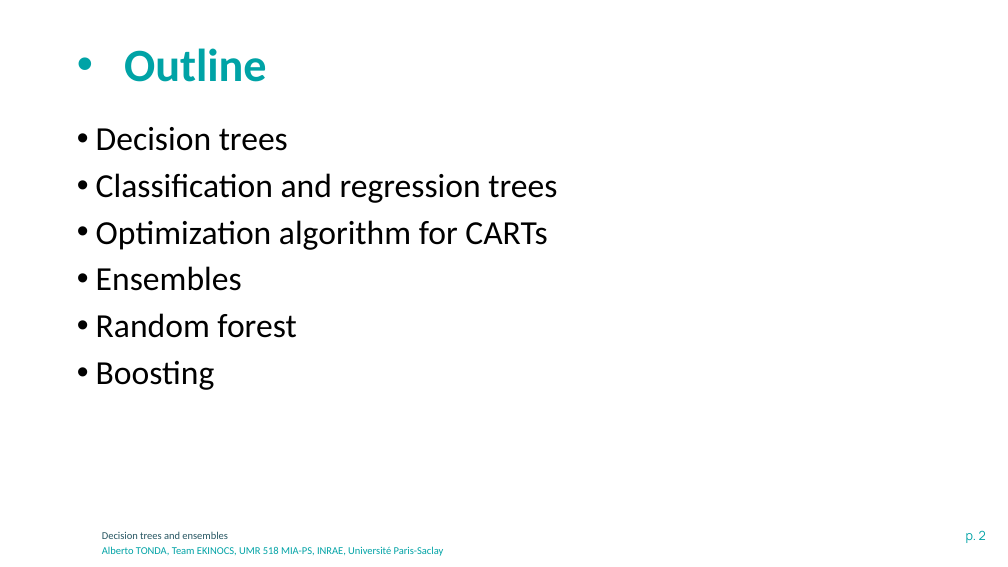
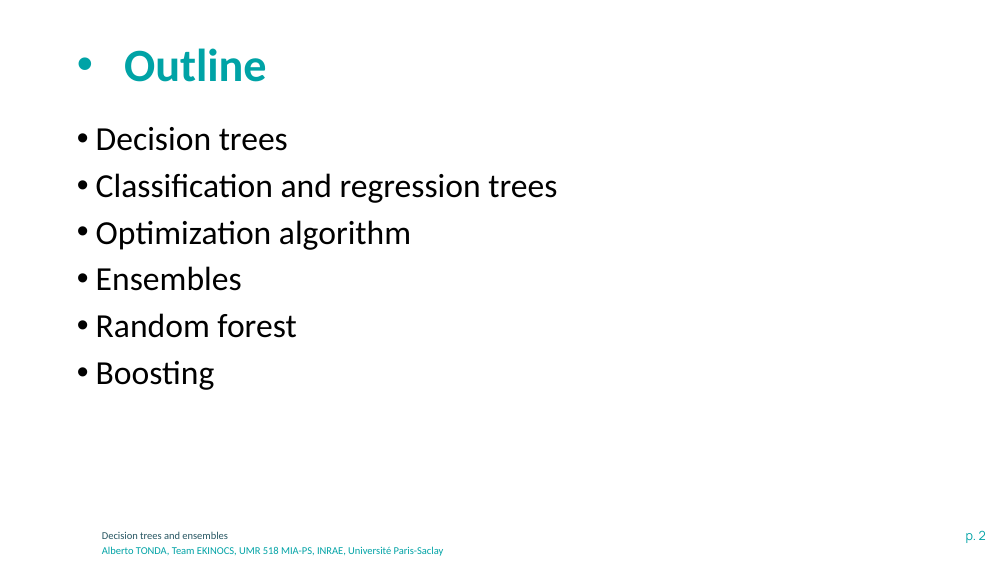
Before and after one commit to albertotonda/teaching, a slide deck: slide 2 of optimization-methods-for-artificial-intelligence/ml-decision-trees-ensembles.pptx. Drawn at 1008x567 pixels with LibreOffice and Linux fonts; fonts in the diff are those of the drawing; background and template pictures are left out. Boxes give left, top, right and bottom in pixels: in the first picture for what was removed or moved away, otherwise in the second. Text is boxed around its words. In the diff, an @@ line names an element or a change of style, - is before the commit and + after.

```diff
--- a/optimization-methods-for-artificial-intelligence/ml-decision-trees-ensembles.pptx
+++ b/optimization-methods-for-artificial-intelligence/ml-decision-trees-ensembles.pptx
@@ text at (96,220,411,250): text changed @@
-• Optimization algorithm for CARTs
+• Optimization algorithm
```
Also in this commit, not shown: 1 other slide changed, 1 slide added, 3 other files.
